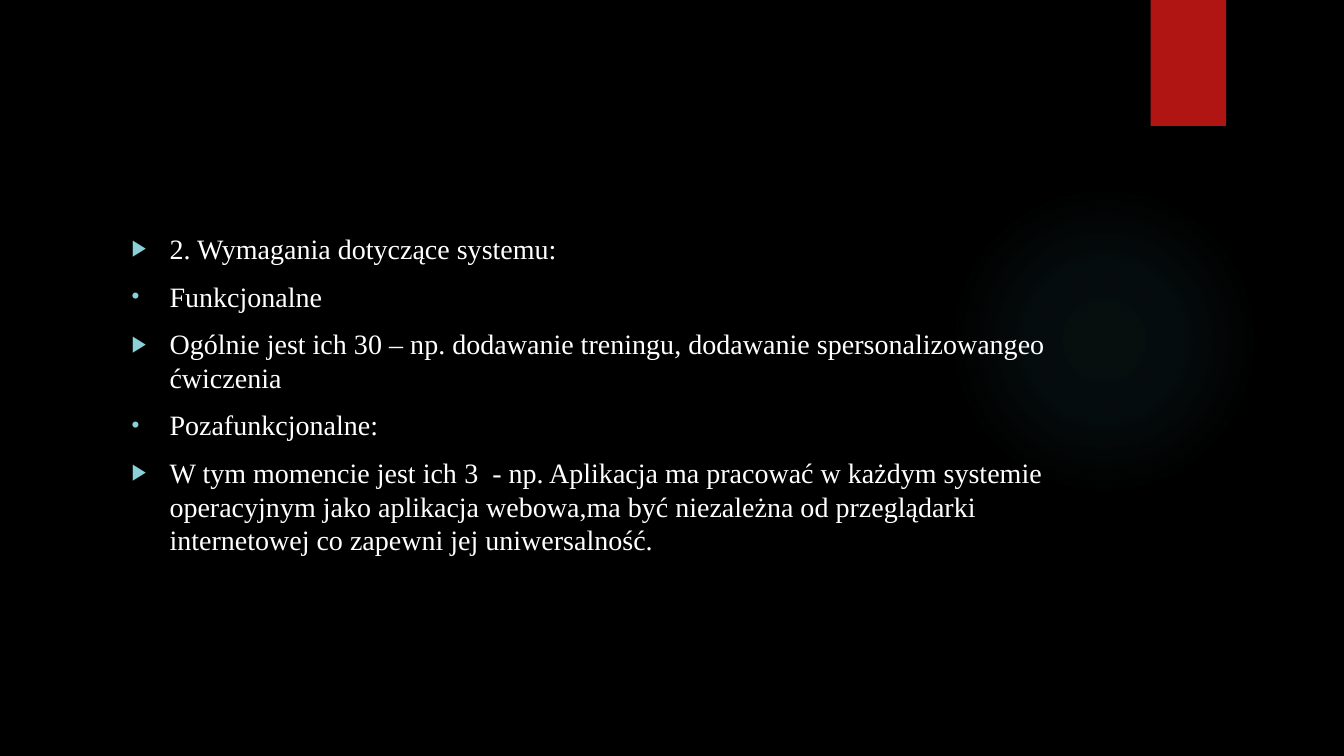
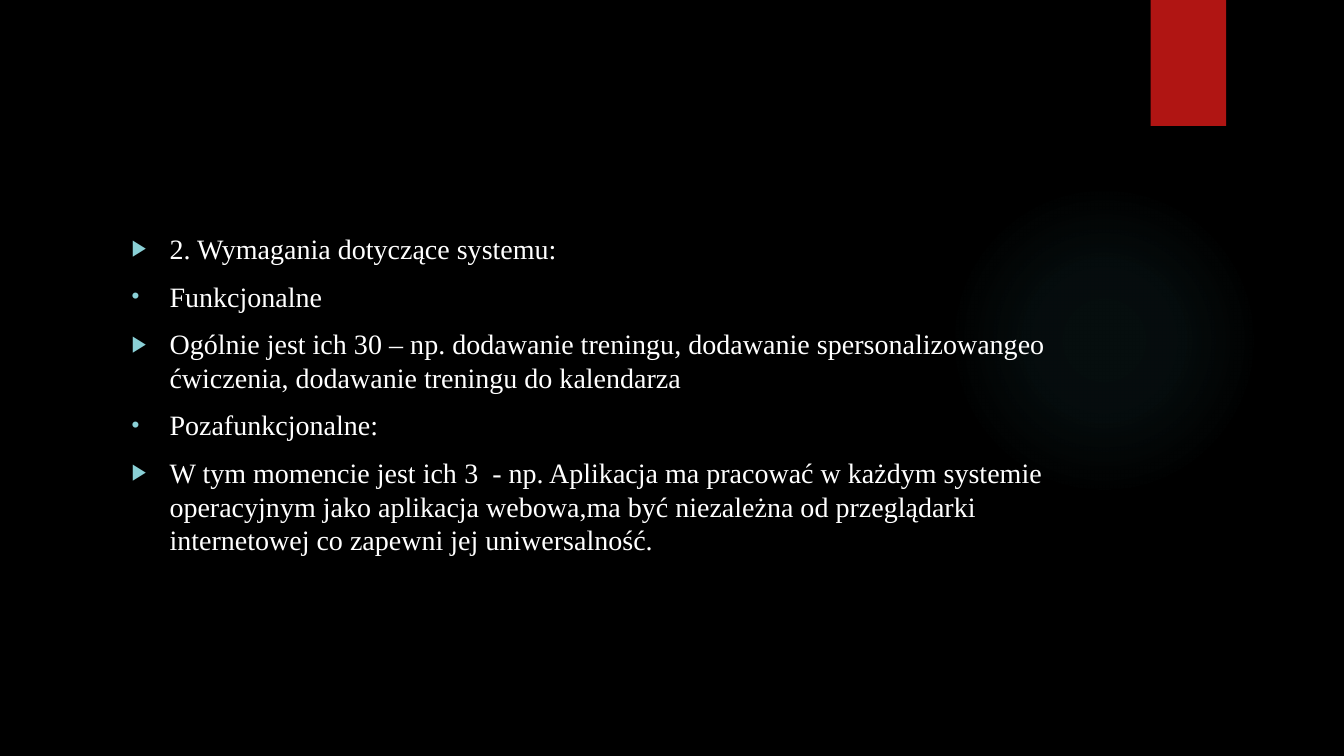
Before and after one commit to grzesiek154/inzynierka, a slide deck: slide 6 of PracaInzV2/GrzegorzMalarskiPrezentacjaSeminarium.pptx (slide 5 before the commit). Drawn at 1344x756 pixels with LibreOffice and Linux fonts; fonts in the diff are those of the drawing; background and template pictures are left out. Boxes give left, top, right and bottom in pixels: in the first picture for what was removed or moved away, otherwise in the second. Text is boxed around its words. In the diff, an @@ line names an element or a change of style, - is before the commit and + after.

```diff
--- a/PracaInzV2/GrzegorzMalarskiPrezentacjaSeminarium.pptx
+++ b/PracaInzV2/GrzegorzMalarskiPrezentacjaSeminarium.pptx
@@ text at [170,334,1044,393]: text changed @@
-▶ Ogólnie jest ich 30 – np. dodawanie treningu, dodawanie spersonalizowangeo ćwiczenia
+▶ Ogólnie jest ich 30 – np. dodawanie treningu, dodawanie spersonalizowangeo ćwiczenia, dodawanie treningu do kalendarza
```
Also in this commit, not shown: 2 slides added, 4 other files.
